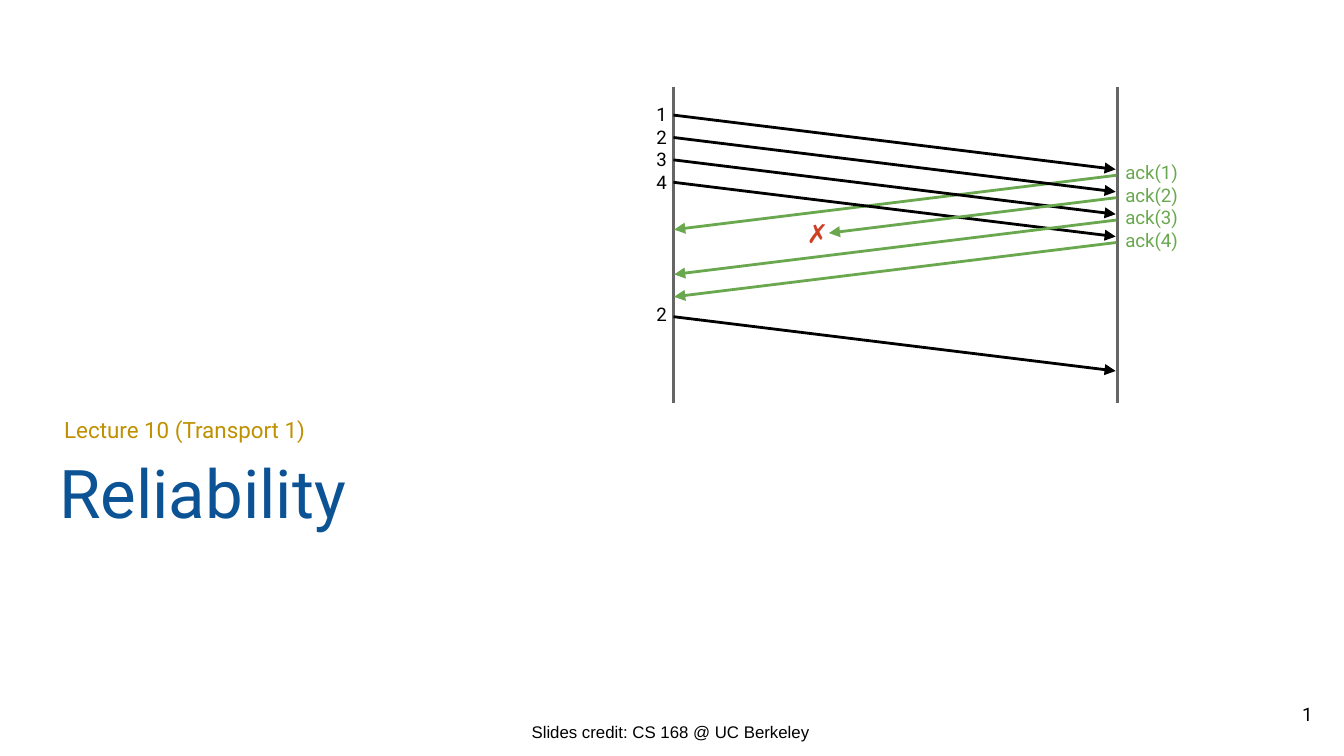
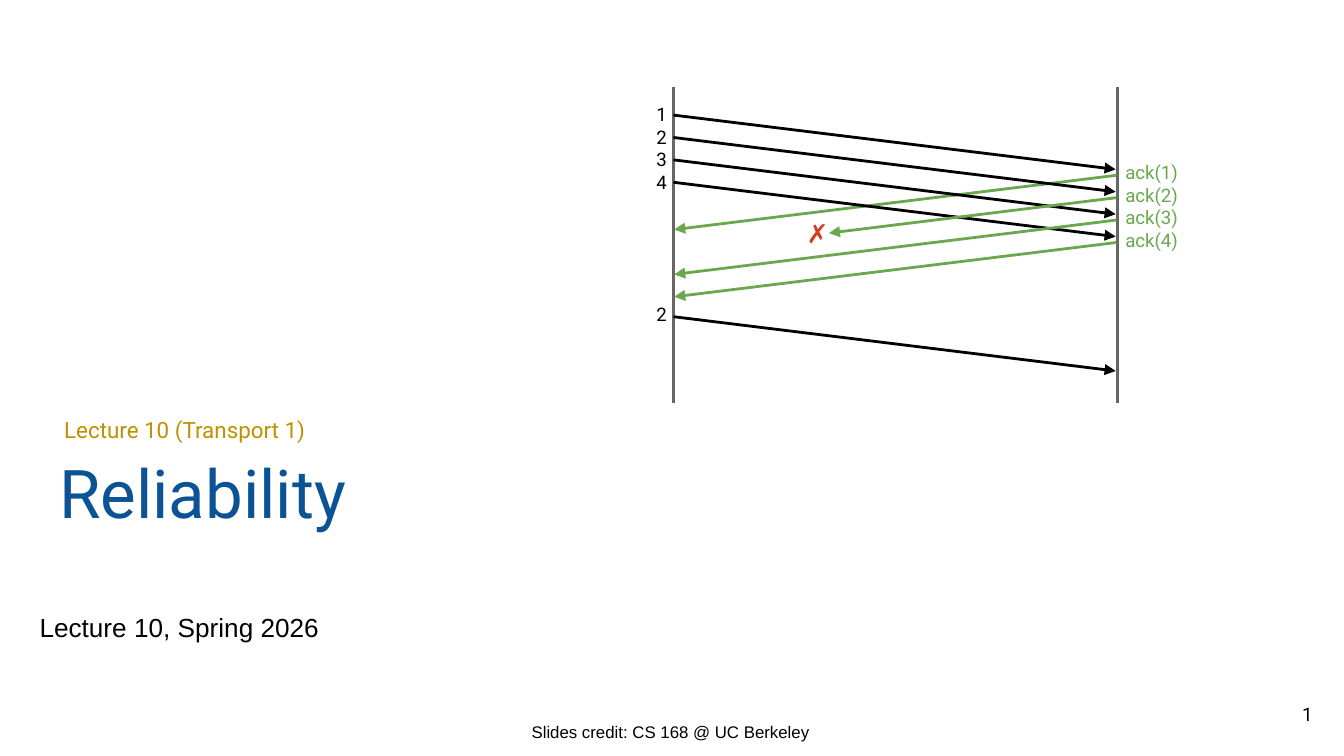
Before and after one commit to guhofstra/CSC175Sp26, a slide deck: slide 1 of PPTs/Lecture 10 - Reliability.pptx. Drawn at 1344x756 pixels with LibreOffice and Linux fonts; fonts in the diff are those of the drawing. Boxes give left, top, right and bottom in pixels: in the first picture for what was removed or moved away, otherwise in the second. Text is boxed around its words. In the diff, an @@ line names an element or a change of style, - is before the commit and + after.

```diff
--- a/PPTs/Lecture 10 - Reliability.pptx
+++ b/PPTs/Lecture 10 - Reliability.pptx
@@ text added at [40, 618, 319, 643], 14 pt, text #000000 @@
+Lecture 10, Spring 2026
```
Also in this commit, not shown: 9 other slides changed, 1 slide added, 2 slides removed, 30 other files.
